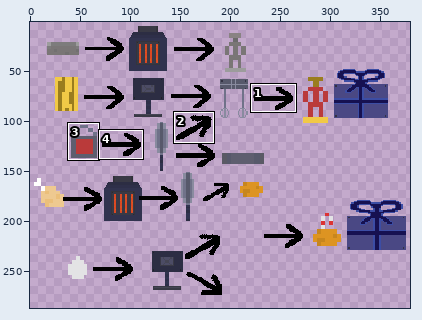
Sprite sheet: android/assets/instructions.png. Above: a wide view before the commit, with the close-up outlined.
Close-up. First the earlier version:
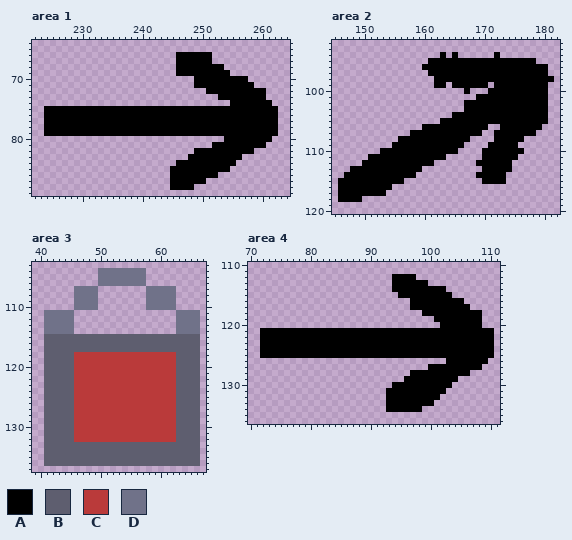
The file is 384x288 pixels. Colours within 5 levels of each other are drawn and written as one. Shown: area 1: x 222..264, y 64..89; area 2: x 145..182, y 92..120; area 3: x 39..67, y 103..137; area 4: x 70..111, y 110..136. The old version is drawn lined up with the new one. The wide view leaves out empty margins. The commit also changed other parts of the picture, which this record leaves out.
Palette (. is transparent): A #000000  B #5e5e6f  C #ba3a3a  D #707289
Pixels before, area 1, first column x 224:
66 ......................AAAAAA...........
67 ......................AAAAAA...........
68 ......................AAAAAAAA.........
69 ......................AAAAAAAAA........
70 .........................AAAAAAAAA.....
71 .........................AAAAAAAAAA....
72 ...........................AAAAAAAAAA..
73 .............................AAAAAAAA..
74 ...............................AAAAAAA.
75 AAAAAAAAAAAAAAAAAAAAAAAAAAAAAAAAAAAAAAA
76 AAAAAAAAAAAAAAAAAAAAAAAAAAAAAAAAAAAAAAA
77 AAAAAAAAAAAAAAAAAAAAAAAAAAAAAAAAAAAAAAA
78 AAAAAAAAAAAAAAAAAAAAAAAAAAAAAAAAAAAAAAA
79 AAAAAAAAAAAAAAAAAAAAAAAAAAAAAAAAAAAAAAA
80 ..............................AAAAAAAA.
81 ............................AAAAAAAAA..
82 .........................AAAAAAAAAA....
83 ........................AAAAAAAAA......
84 ......................AAAAAAAAAA.......
85 .....................AAAAAAAAAA........
86 .....................AAAAAAAA..........
87 .....................AAAAAA............
88 .....................AAAA..............
Pixels before, area 2, first column x 146:
 94 .................A.A......A.........
 95 ...............AAAAAAAAAAAAAAAAAA...
 96 ..............AAAAAAAAAAAAAAAAAAAAA.
 97 ...............AAAAAAAAAAAAAAAAAAAA.
 98 ................AAAAAAAAAAAAAAAAAAAA
 99 ................AA.AAAAAA.AAAAAAAAA.
100 .....................A...AAAAAAAAAA.
101 .......................AAAAAAAAAAAA.
102 .....................AAAAAAAAAAAAAA.
103 .....................AAAAAAAAAAAAAA.
104 ...................AAAAAAAAAAAAAAAA.
105 .................AAAAAAAAAAAAAAAAAA.
106 ..............AAAAAAAAAAA..AAAAAAA..
107 ............AAAAAAAAAAAA..AAAAAAA...
108 ..........AAAAAAAAAAAA....AAAAA.....
109 .........AAAAAAAAAAAA....AAAAA......
110 .......AAAAAAAAAAAAA....AAAAAAA.....
111 .....AAAAAAAAAAAAA......AAAAAA......
112 ....AAAAAAAAAAAA.......AAAAAA.......
113 ..AAAAAAAAAAAA..........AAAAA.......
114 .AAAAAAAAAAAA..........AAAAA........
115 AAAAAAAAAAA.............AAAA........
116 AAAAAAAAA...........................
117 AAAAAAAA............................
118 AAAA................................
Pixels before, area 3, first column x 41:
104 .........DDDDDDDD.........
105 .........DDDDDDDD.........
106 .........DDDDDDDD.........
107 .....DDDD........DDDDD....
108 .....DDDD........DDDDD....
109 .....DDDD........DDDDD....
110 .....DDDD........DDDDD....
111 DDDDD.................DDDD
112 DDDDD.................DDDD
113 DDDDD.................DDDD
114 DDDDD.................DDDD
115 BBBBBBBBBBBBBBBBBBBBBBBBBB
116 BBBBBBBBBBBBBBBBBBBBBBBBBB
117 BBBBBBBBBBBBBBBBBBBBBBBBBB
118 BBBBBCCCCCCCCCCCCCCCCCBBBB
119 BBBBBCCCCCCCCCCCCCCCCCBBBB
120 BBBBBCCCCCCCCCCCCCCCCCBBBB
121 BBBBBCCCCCCCCCCCCCCCCCBBBB
122 BBBBBCCCCCCCCCCCCCCCCCBBBB
123 BBBBBCCCCCCCCCCCCCCCCCBBBB
124 BBBBBCCCCCCCCCCCCCCCCCBBBB
125 BBBBBCCCCCCCCCCCCCCCCCBBBB
126 BBBBBCCCCCCCCCCCCCCCCCBBBB
127 BBBBBCCCCCCCCCCCCCCCCCBBBB
128 BBBBBCCCCCCCCCCCCCCCCCBBBB
129 BBBBBCCCCCCCCCCCCCCCCCBBBB
130 BBBBBCCCCCCCCCCCCCCCCCBBBB
131 BBBBBCCCCCCCCCCCCCCCCCBBBB
132 BBBBBCCCCCCCCCCCCCCCCCBBBB
133 BBBBBBBBBBBBBBBBBBBBBBBBBB
134 BBBBBBBBBBBBBBBBBBBBBBBBBB
135 BBBBBBBBBBBBBBBBBBBBBBBBBB
136 BBBBBBBBBBBBBBBBBBBBBBBBBB
Pixels before, area 4, first column x 72:
112 ......................AAAA.............
113 ......................AAAAAA...........
114 ......................AAAAAAAAA........
115 .......................AAAAAAAAA.......
116 .........................AAAAAAAAA.....
117 .........................AAAAAAAAAA....
118 ...........................AAAAAAAAAA..
119 .............................AAAAAAAA..
120 ..............................AAAAAAA..
121 AAAAAAAAAAAAAAAAAAAAAAAAAAAAAAAAAAAAAAA
122 AAAAAAAAAAAAAAAAAAAAAAAAAAAAAAAAAAAAAAA
123 AAAAAAAAAAAAAAAAAAAAAAAAAAAAAAAAAAAAAAA
124 AAAAAAAAAAAAAAAAAAAAAAAAAAAAAAAAAAAAAAA
125 AAAAAAAAAAAAAAAAAAAAAAAAAAAAAAAAAAAAAAA
126 ...............................AAAAAAA.
127 ............................AAAAAAAAA..
128 .........................AAAAAAAAAA....
129 ........................AAAAAAAAA......
130 ......................AAAAAAAAAA.......
131 .....................AAAAAAAAAA........
132 .....................AAAAAAAAA.........
133 .....................AAAAAAAA..........
134 .....................AAAAAA............
Now the later version:
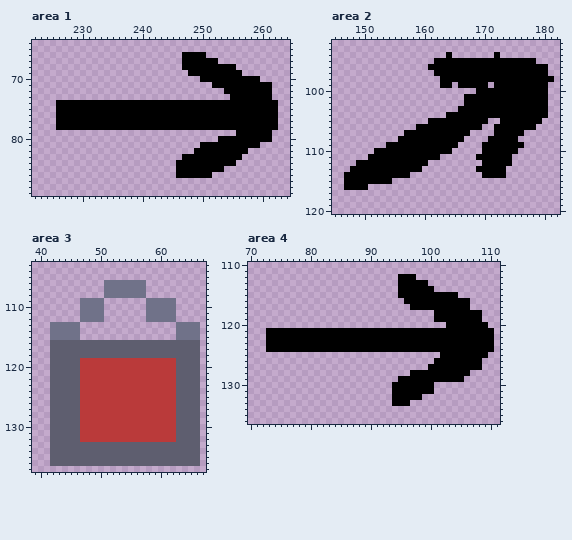
From old to new:
drawings rearranged on the sheet (the old picture shows each at its new place; 2 dropped ones are not shown)
Area 1:
The edit adds colour A in row 67 at x 252; in row 68 at x 254 to 255; in row 69 at x 255 to 256; in row 70 at x 258 to 259; in row 71 at x 259 to 261; in rows 72 to 73 at x 261.
The edit adds colour A in row 74 at x 226 to 254 and 262; in row 80 at x 253; in row 81 at x 250 to 251; in row 83 at x 247.
The edit erases colour A in row 66 at x 246 and 251; in rows 67 to 68 at x 246; in row 69 at x 246 to 247; in row 70 at x 249; in row 71 at x 249 to 251; in row 72 at x 251 to 253.
The edit erases colour A in row 73 at x 253 to 254; in rows 75 to 78 at x 224 to 225; in row 79 at x 224 to 255 and 262; in row 81 at x 260; in row 82 at x 258; in row 85 at x 245 and 254.
The edit erases colour A in row 86 at x 245 and 252; in row 87 at x 245 to 250; in row 88 at x 245 to 248.
Area 2:
The edit adds colour A in row 94 at x 164; in row 99 at x 164; in row 100 at x 169 to 170; in row 101 at x 167 to 168; in row 103 at x 166; in row 104 at x 164.
The edit adds colour A in row 105 at x 161 to 162; in row 106 at x 159 and 172; in row 107 at x 157; in row 108 at x 171; in row 109 at x 154, 170 and 176; in row 110 at x 152.
The edit adds colour A in row 111 at x 169; in row 112 at x 149; in row 113 at x 169.
The edit erases colour A in row 94 at x 163 and 165; in row 95 at x 161; in row 96 at x 160; in row 97 at x 161; in row 98 at x 162; in row 99 at x 162 and 165.
The edit erases colour A in row 100 at x 167; in row 105 at x 171 to 172 and 180; in row 106 at x 170 and 179; in row 107 at x 168 to 169 and 177 to 178; in row 108 at x 167 and 176; in row 109 at x 166.
The edit erases colour A in row 110 at x 165 and 176; in row 111 at x 163 and 175; in row 112 at x 161 and 169; in row 113 at x 174; in row 114 at x 158 and 169; in row 115 at x 146, 155 to 156 and 170 to 173.
The edit erases colour A in row 116 at x 146 and 151 to 154; in row 117 at x 146 to 153; in row 118 at x 146 to 149.
Area 3:
Colour C gives way to colour B in row 118 at x 46 to 62; in rows 119 to 132 at x 46.
The edit adds colour D in rows 107 to 108 at x 51 to 57; in rows 109 to 110 at x 50; in rows 111 to 112 at x 47 to 50 and 58 to 62; in rows 113 to 114 at x 46.
Colour B gives way to colour D in row 115 at x 42 to 46 and 63 to 66.
The edit erases colour B in row 115 at x 41 and 47 to 62; in rows 116 to 136 at x 41.
The edit erases colour D in rows 104 to 105 at x 50 to 57; in row 106 at x 50; in rows 107 to 108 at x 46 to 49 and 58 to 62; in rows 109 to 110 at x 46; in rows 111 to 112 at x 41 to 45 and 63 to 66; in rows 113 to 114 at x 41.
Area 4:
The edit adds colour A in row 115 at x 104; in row 116 at x 96 and 106; in row 120 at x 109; in row 126 at x 101 to 102; in row 129 at x 95 and 105.
The edit erases colour A in rows 112 to 113 at x 94; in row 114 at x 94 and 101 to 102; in row 118 at x 99 to 100; in row 120 at x 102; in rows 121 to 124 at x 72; in row 125 at x 72 to 101 and 110.
The edit erases colour A in row 126 at x 109; in row 130 at x 101 to 103; in row 131 at x 93 and 101 to 102; in row 132 at x 93 and 99 to 101; in row 133 at x 93 and 97 to 100; in row 134 at x 93 to 98.
